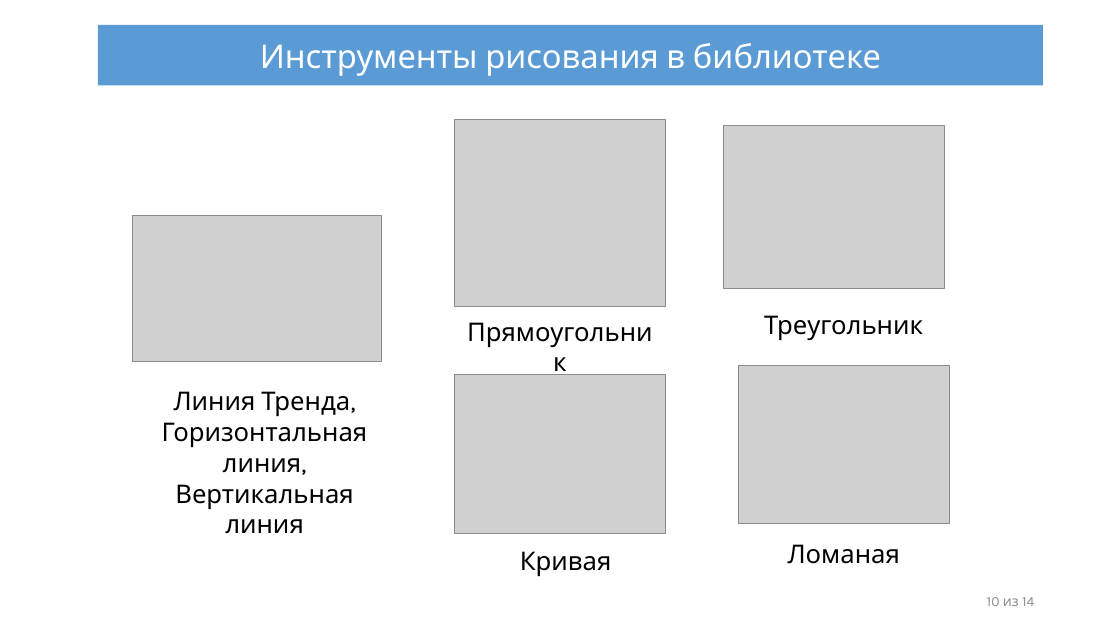
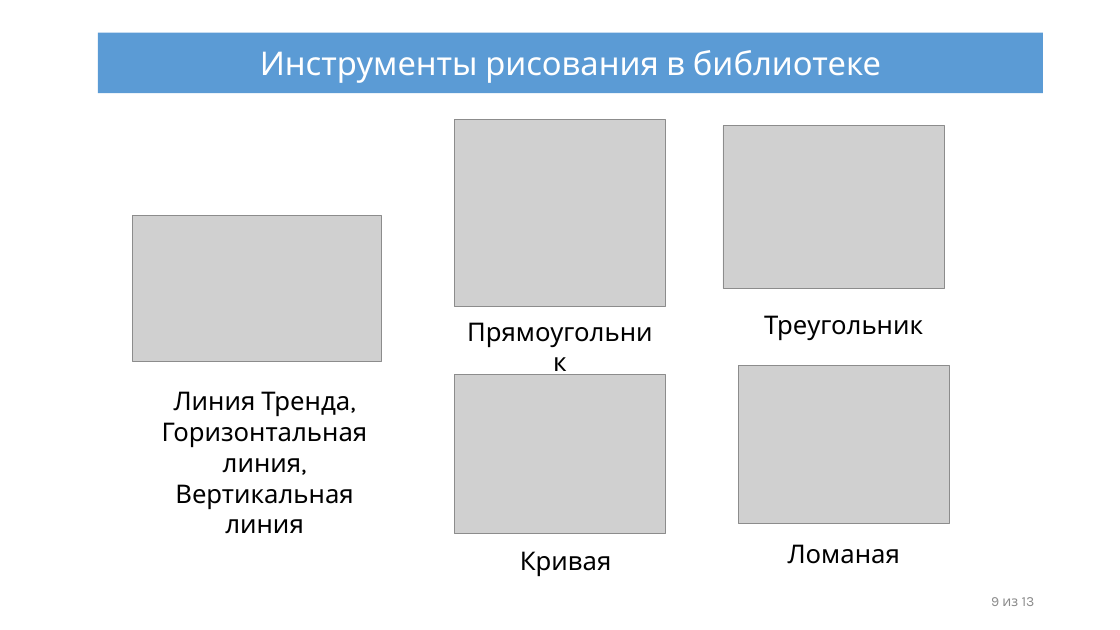
Before and after one commit to IliiaDenisov/masters-thesis, a slide deck: slide 9 of src/Презентация диплома.pptx. Drawn at 1120x630 pixels with LibreOffice and Linux fonts; fonts in the diff are those of the drawing; grey boxes stand for pictures. Boxes give left, top, right and bottom in pixels: in the first picture for what was removed or moved away, otherwise in the second. Text is boxed around its words. In the diff, an @@ line names an element or a change of style, - is before the commit and + after.

```diff
--- a/src/Презентация диплома.pptx
+++ b/src/Презентация диплома.pptx
@@ rectangle "Инструменты рисования в библиотеке": place and size @@
-rectangle "Инструменты рисования в библиотеке" at box(98, 25, 1044, 86)
+rectangle "Инструменты рисования в библиотеке" at box(98, 33, 1044, 93)
@@ text at box(991, 597, 1035, 606): text changed @@
-10 из 14
+9 из 13
```
Also in this commit, not shown: 11 other slides changed.
